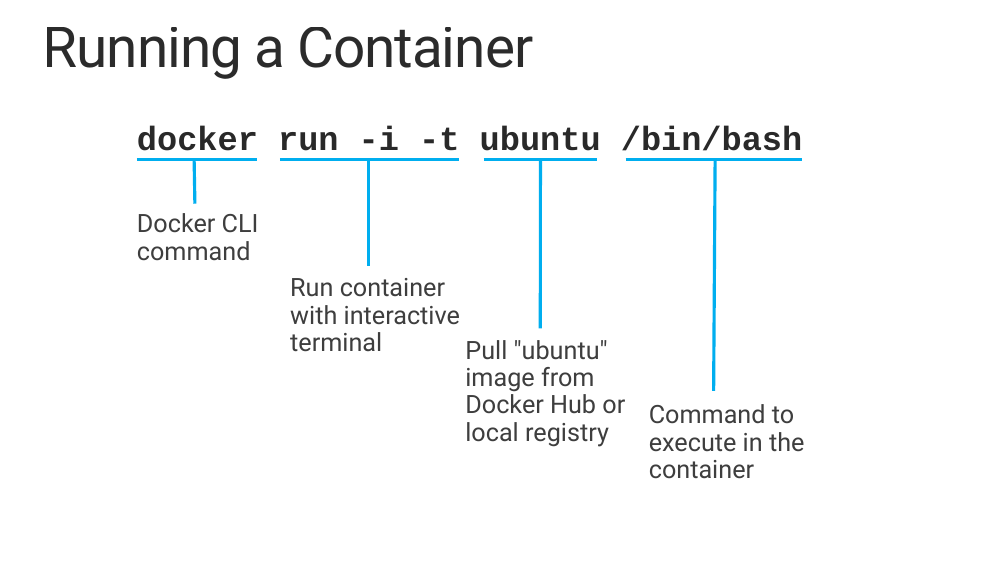
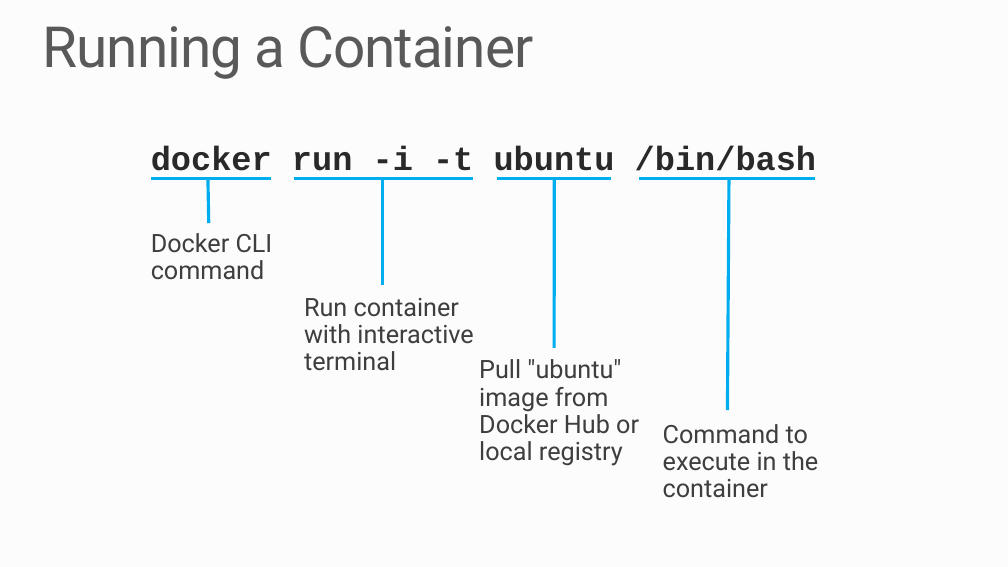
Before and after one commit to MSRConnections/Azure-training-course, a slide deck: slide 6 of Content/Container Service/Azure Container Service.pptx. Drawn at 1008x567 pixels with LibreOffice and Linux fonts; fonts in the diff are those of the drawing; background and template pictures are left out. Boxes give left, top, right and bottom in pixels: in the first picture for what was removed or moved away, otherwise in the second. Text is boxed around its words. In the diff, an @@ line names an element or a change of style, - is before the commit and + after.

```diff
--- a/Content/Container Service/Azure Container Service.pptx
+++ b/Content/Container Service/Azure Container Service.pptx
@@ background #FFFFFF to #FCFCFC @@
@@ title "Running a Container" at [43,26,533,79]: text colour #292929 to #595959 @@
@@ 8 lines, 5 texts: place and size @@
-8 lines, 5 texts at [137,126,804,479]
+8 lines, 5 texts at [150,145,818,498]
```
Also in this commit, not shown: 8 other slides changed.
